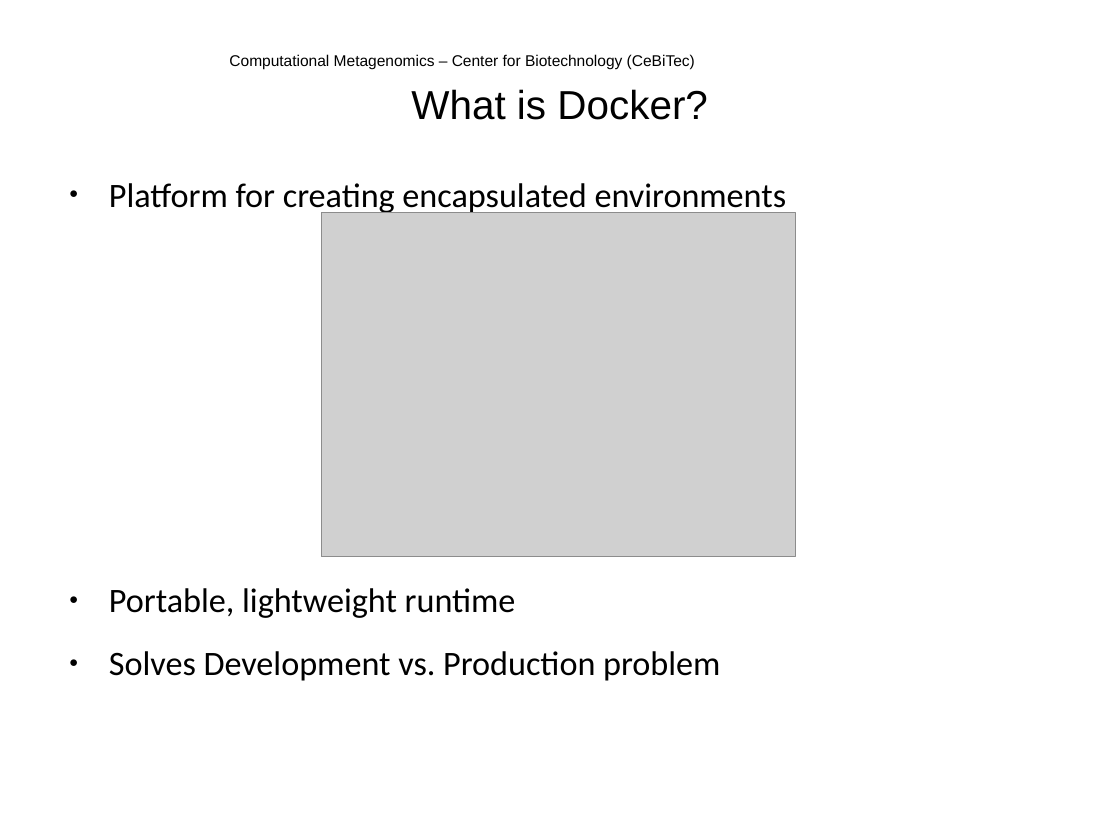
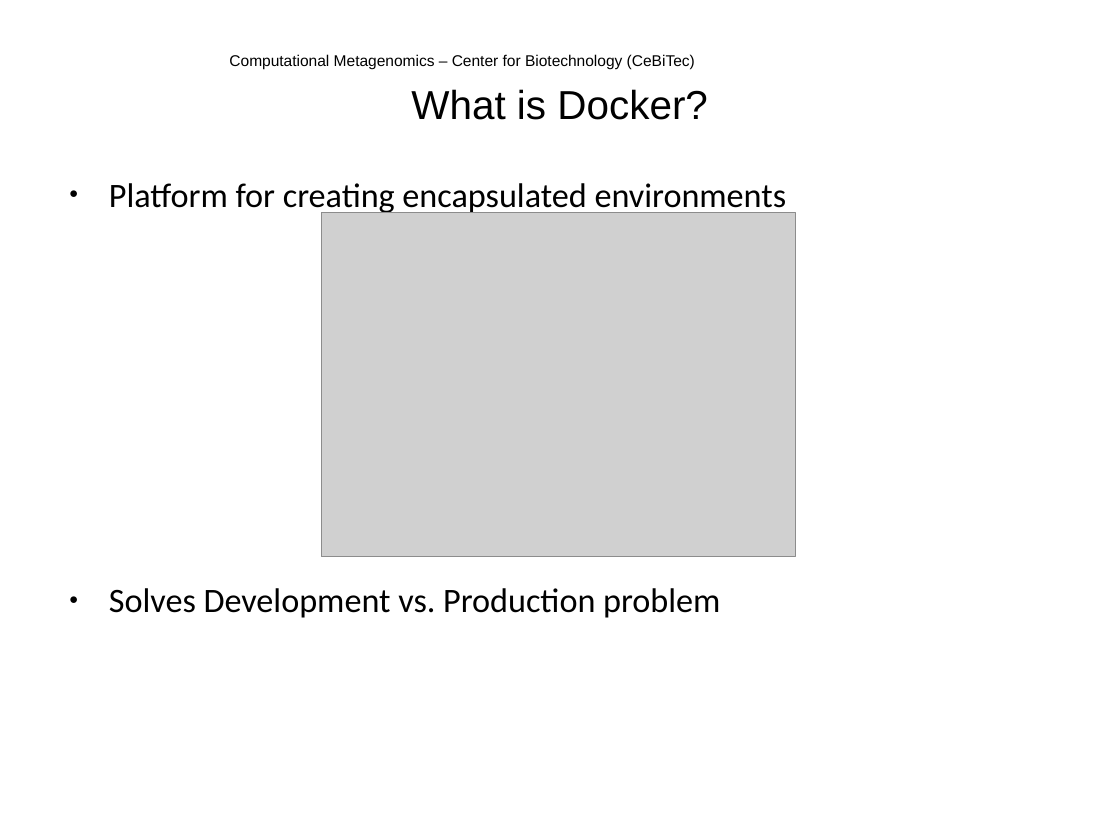
Before and after one commit to bioboxes/abstracts, a slide deck: slide 4 of abstracts/bosc_2015/talk.odp (slide 3 before the commit). Drawn at 1120x840 pixels with LibreOffice and Linux fonts; fonts in the diff are those of the drawing; grey boxes stand for pictures; background and template pictures are left out. Boxes give left, top, right and bottom in pixels: in the first picture for what was removed or moved away, otherwise in the second. Text is boxed around its words. In the diff, an @@ line names an element or a change of style, - is before the commit and + after.

```diff
--- a/abstracts/bosc_2015/talk.odp
+++ b/abstracts/bosc_2015/talk.odp
@@ text at [109, 588, 516, 618]: paragraph removed @@
-● Portable, lightweight runtime
```
Also in this commit, not shown: 3 other slides changed, 1 slide added, 1 slide removed, 1 other file.
